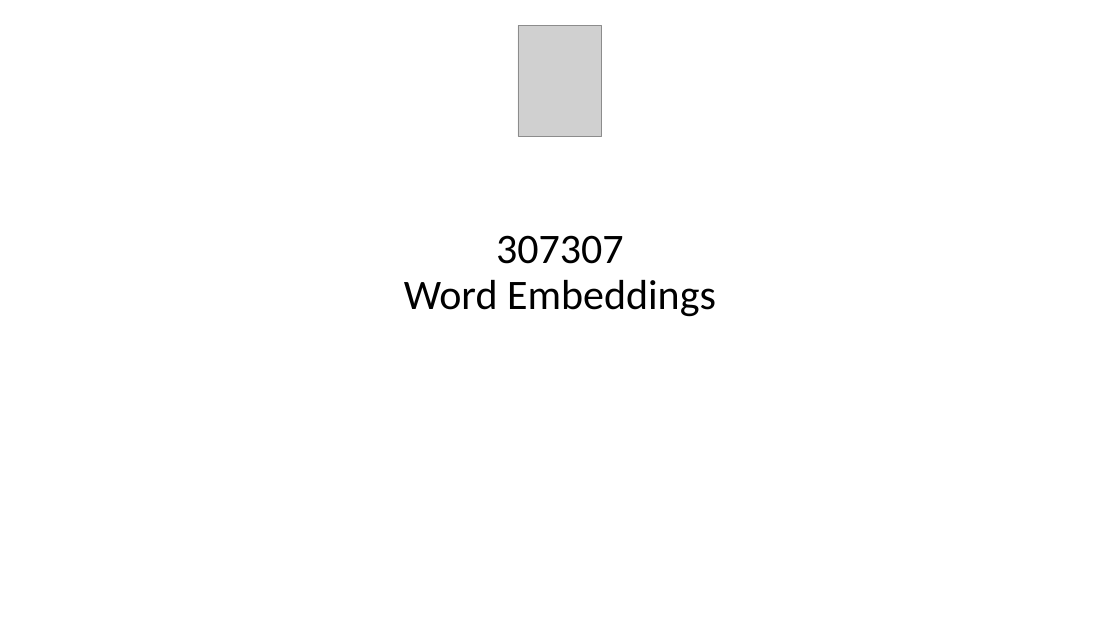
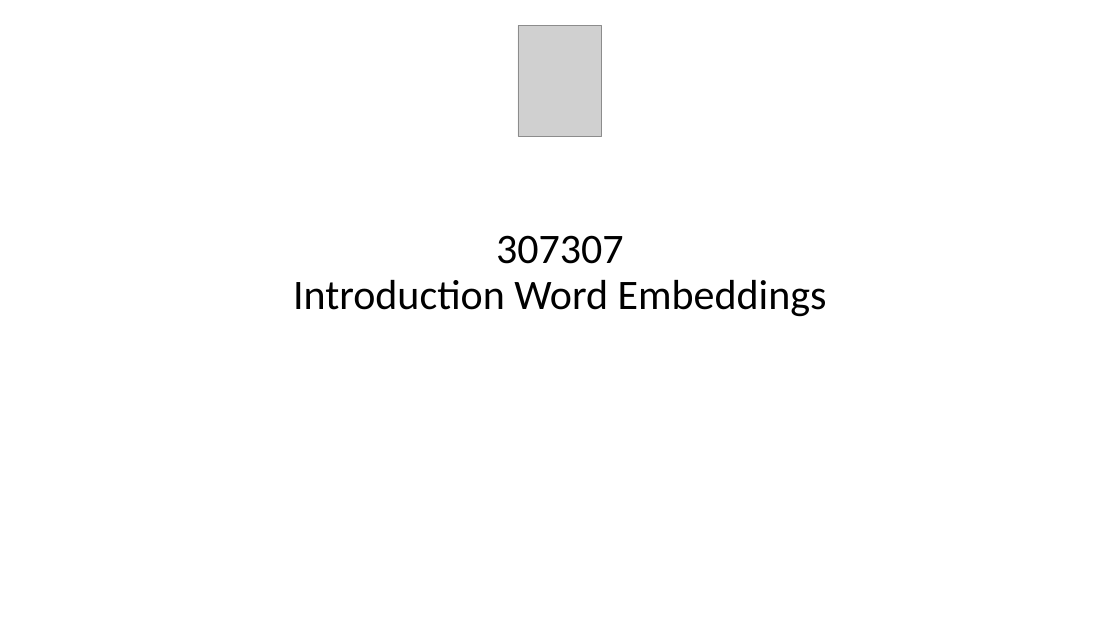
Before and after one commit to msfasha/307307-BI-Methods, a slide deck: slide 1 of 20242-NLP-LLM/lecture notes/Part 3 - Introduction to Large Lanuage Models/Part 2 Word Embeddings.pptx. Drawn at 1120x630 pixels with LibreOffice and Linux fonts; fonts in the diff are those of the drawing; grey boxes stand for pictures; background and template pictures are left out. Boxes give left, top, right and bottom in pixels: in the first picture for what was removed or moved away, otherwise in the second. Text is boxed around its words. In the diff, an @@ line names an element or a change of style, - is before the commit and + after.

```diff
--- a/20242-NLP-LLM/lecture notes/Part 3 - Introduction to Large Lanuage Models/Part 2 Word Embeddings.pptx
+++ b/20242-NLP-LLM/lecture notes/Part 3 - Introduction to Large Lanuage Models/Part 2 Word Embeddings.pptx
@@ title at (293, 235, 827, 317): text changed @@
-307307
-Word Embeddings
+307307
+Introduction Word Embeddings
```
Also in this commit, not shown: 2 other slides changed, 4 slides added, 4 slides removed, 7 other files.
